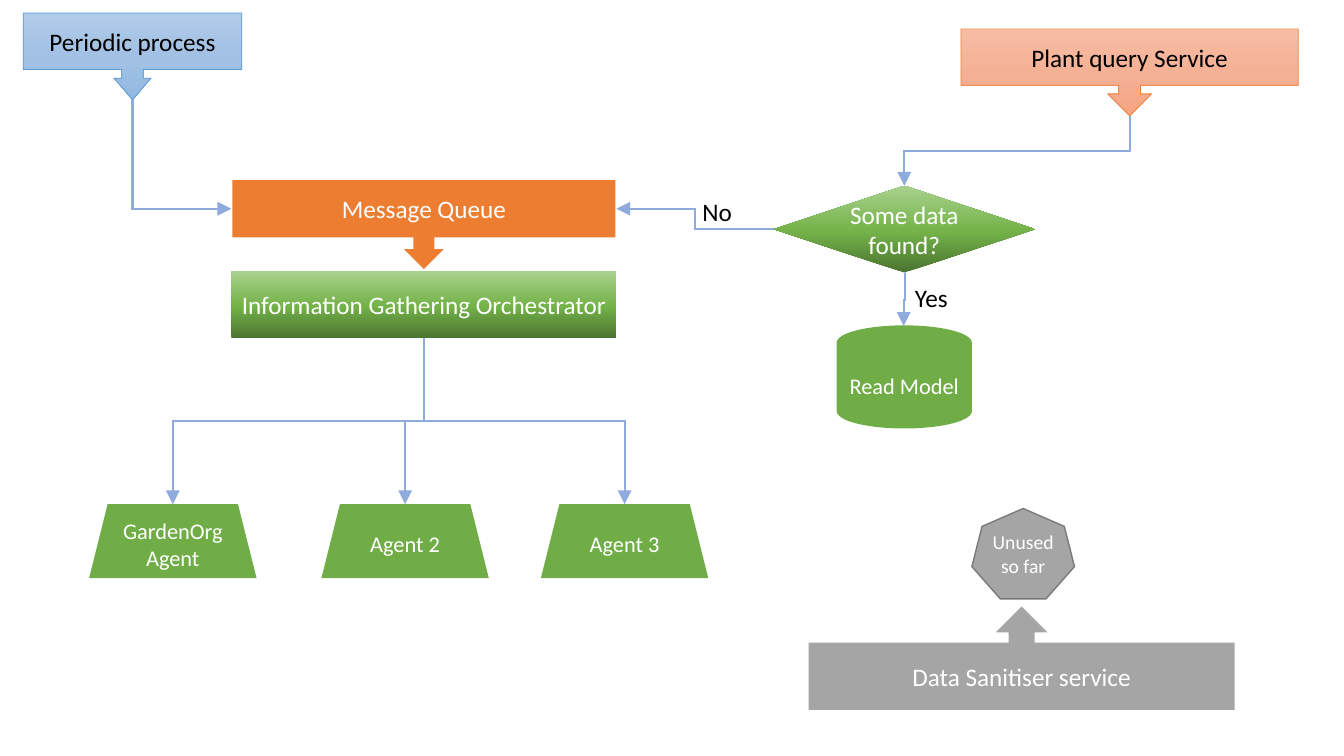
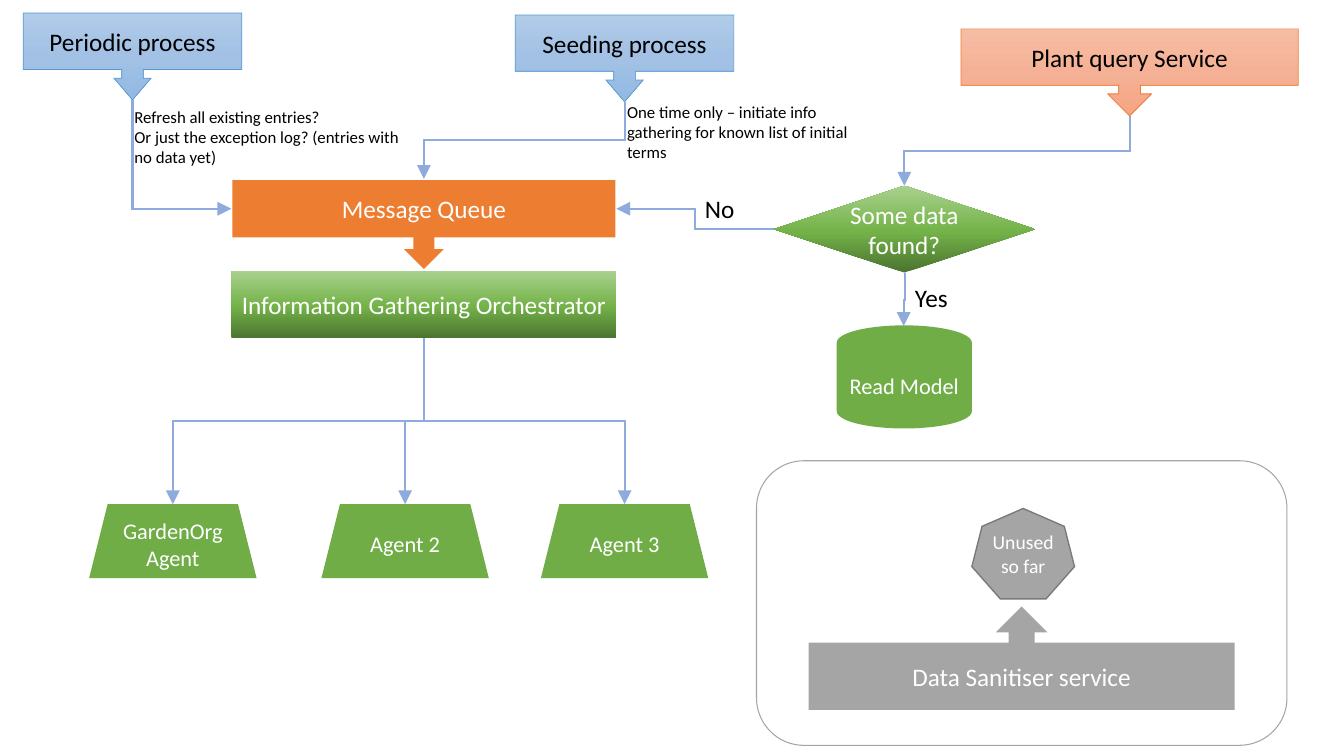
Before and after one commit to glav/glav.gardening, a slide deck: slide 1 of Design/Architecture-Flow.pptx. Drawn at 1344x756 pixels with LibreOffice and Linux fonts; fonts in the diff are those of the drawing. Boxes give left, top, right and bottom in pixels: in the first picture for what was removed or moved away, otherwise in the second. Text is boxed around its words. In the diff, an @@ line names an element or a change of style, - is before the commit and + after.

Commit message:
Updated arch diagram

```diff
--- a/Design/Architecture-Flow.pptx
+++ b/Design/Architecture-Flow.pptx
@@ down arrow callout added at box(515, 15, 734, 102), fill gradient #B1CBE9 to #A3C1E5 to #93B9E4, outline #5B9BD5 0.5 pt, 18 pt, text #000000 @@
+Seeding process
@@ text added at box(134, 111, 398, 166), 12 pt, text #000000 @@
+Refresh all existing entries?
+Or just the exception log? (entries with no data yet)
@@ elbow arrow added from (625, 102) to (424, 179), #8FAADC 1.5 pt @@
@@ text added at box(627, 106, 848, 158), 12 pt, text #000000 @@
+One time only – initiate info gathering for known list of initial terms
@@ rounded rectangle added at box(757, 461, 1288, 745), outline #A5A5A5 0.75 pt @@
```
